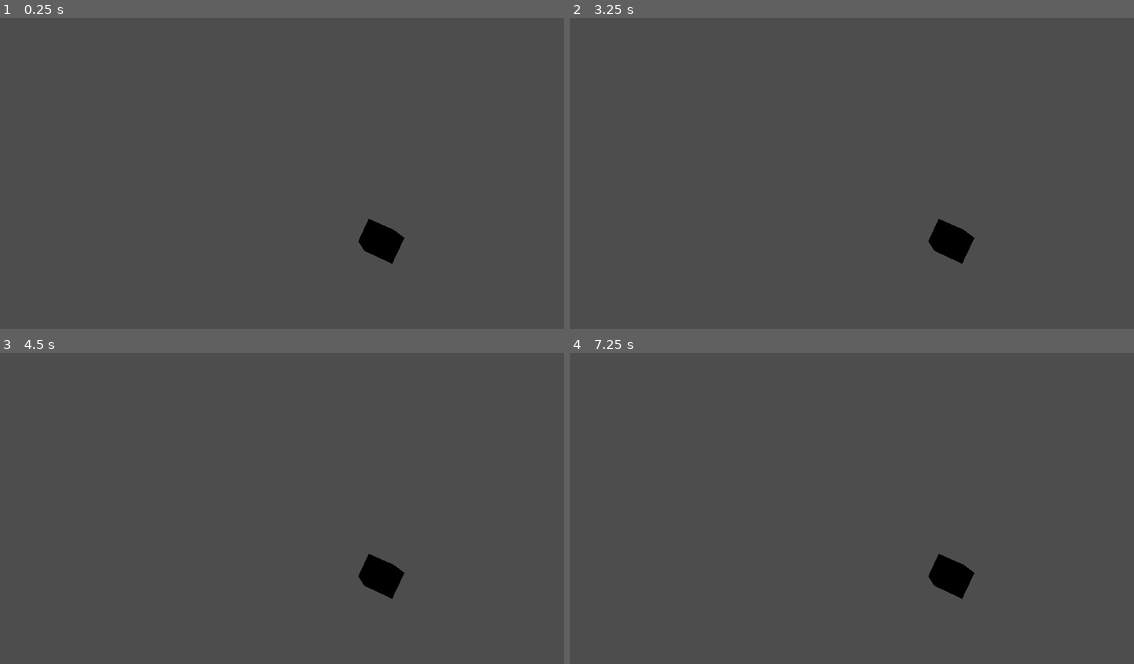
Above: before the commit, frames 1-4 (two rows, left to right).
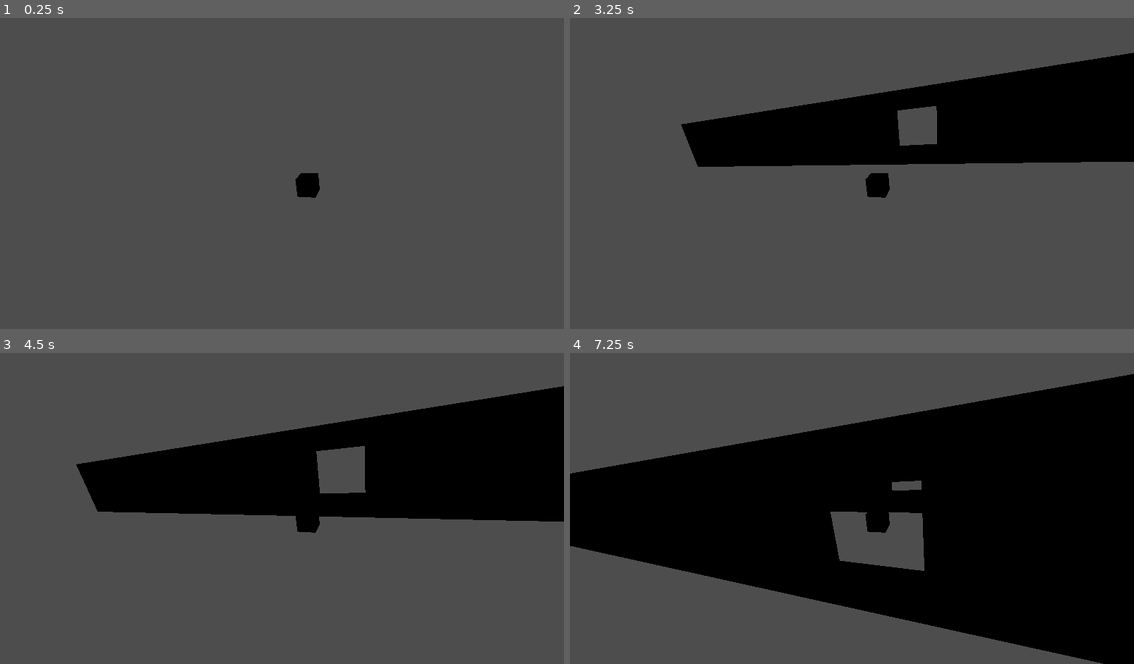
Above: after the commit, the same moments.

Repository: gabriellebrand/Neon-Strech
Game: Godot game, scene res://Scenes/Main.tscn
Two runs of this game, one before a commit and one after it. Both use one fixed random seed, a clock stepped at 60 frames per second and the inputs below.
Inputs:
- Up to frame 1 (0.25 s): no input
- Up to frame 2 (3.25 s): tap Enter at 0.5, 2 s; tap Space at 1.25, 2.75 s
- Up to frame 3 (4.5 s): no input
- Up to frame 4 (7.25 s): no input

The runs differ from the first frame. In frame 1, 1.0% of the frame differs, in the area x 52-72%, y 49-80%; in frame 2, 20%; in frame 3, 25%; in frame 4, 56%, in the area x 0-100%, y 6-100%.

Commit message:
add wall

Diff:
--- a/GameJam/Scenes/Main.tscn
+++ b/GameJam/Scenes/Main.tscn
@@ -1,10 +1,18 @@
-[gd_scene load_steps=2 format=3 uid="uid://dh0amlcjjdkfe"]
+[gd_scene load_steps=3 format=3 uid="uid://dh0amlcjjdkfe"]
 
 [ext_resource type="PackedScene" uid="uid://cn2lk37i3068r" path="res://Scenes/Box.tscn" id="1_8f6yc"]
+[ext_resource type="Script" path="res://Scripts/Main.gd" id="1_gbmw6"]
 
 [node name="Main" type="Node3D"]
+script = ExtResource("1_gbmw6")
 
 [node name="Camera3D" type="Camera3D" parent="."]
-transform = Transform3D(0.390625, 0.918515, 0.0611702, -0.907456, 0.395385, -0.142104, -0.15471, 0, 0.98796, 1.41002, 3.21604, 8.14262)
+transform = Transform3D(0.913531, 0, 0.406769, -0.141309, 0.937719, 0.317355, -0.381435, -0.347394, 0.856636, 3.31565, 4.5385, 10)
 
 [node name="Box" parent="." instance=ExtResource("1_8f6yc")]
+
+[node name="Timer" type="Timer" parent="."]
+wait_time = 3.0
+autostart = true
+
+[connection signal="timeout" from="Timer" to="." method="_on_timer_timeout"]
--- /dev/null
+++ b/GameJam/Scenes/Wall.gd
@@ -0,0 +1,9 @@
+extends StaticBody3D
+
+@export var speed = 5
+
+# Called every frame. 'delta' is the elapsed time since the previous frame.
+func _process(delta):
+  position = position + speed * delta * Vector3(0,0,1)
+  if position.z >= 5:
+    queue_free()
--- /dev/null
+++ b/GameJam/Scenes/Wall.tscn
@@ -0,0 +1,13 @@
+[gd_scene load_steps=2 format=3 uid="uid://5776bj6f0sd"]
+
+[ext_resource type="Script" path="res://Scenes/Wall.gd" id="1_6w0di"]
+
+[node name="Wall" type="StaticBody3D"]
+script = ExtResource("1_6w0di")
+
+[node name="CSGBox3D" type="CSGBox3D" parent="."]
+size = Vector3(100, 10, 1)
+
+[node name="CSGBox3D" type="CSGBox3D" parent="CSGBox3D"]
+operation = 2
+size = Vector3(5, 5, 1)
--- /dev/null
+++ b/GameJam/Scripts/Main.gd
@@ -0,0 +1,11 @@
+extends Node3D
+
+const wall_scene = preload("res://Scenes/Wall.tscn")
+
+func _process(delta):
+  pass
+
+func _on_timer_timeout():
+  var wall = wall_scene.instantiate()
+  wall.position = Vector3(0,0,-20)
+  add_child(wall)
